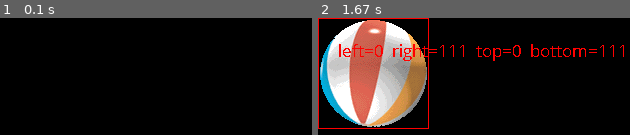
Above: before the commit, frames 1-2 (left to right).
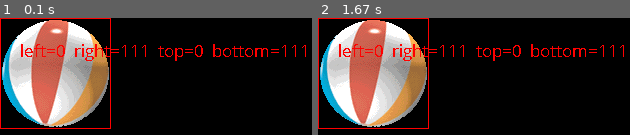
Above: after the commit, the same moments.

Repository: user-ic/pygame-stuff
Game: pygame game, started from sample2.py
The game is run twice, just before and just after one commit, with the same random seed, the same clock (stepped at 60 frames per second) and the same inputs.
Inputs:
- Up to frame 1 (0.1 s): no input
- Up to frame 2 (1.67 s): no input

The runs differ from the first frame. In frame 1, 27% of the frame differs, in the area x 0-99%, y 0-95%; in frame 2, nothing differs.

Commit message:
chore(start\stop)

Diff:
--- a/sample2.py
+++ b/sample2.py
@@ -55,7 +55,7 @@
             speed[1] = -speed[1]
 
 
-        pygame.time.wait(300)
+        pygame.time.wait(30)
 
         screen.fill(black)
         screen.blit(ball, ballrect)
